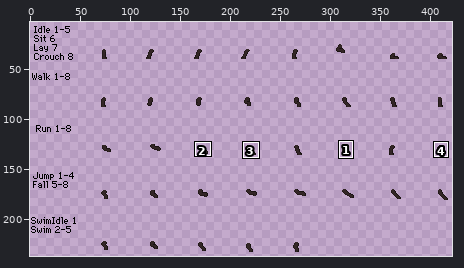
File history of a sprite sheet, humanoid/sbq/Razuel/Razuel/legs/forelegFront.png. Above: a wide view before the commit, with the close-up outlined.
Close-up. Old version:
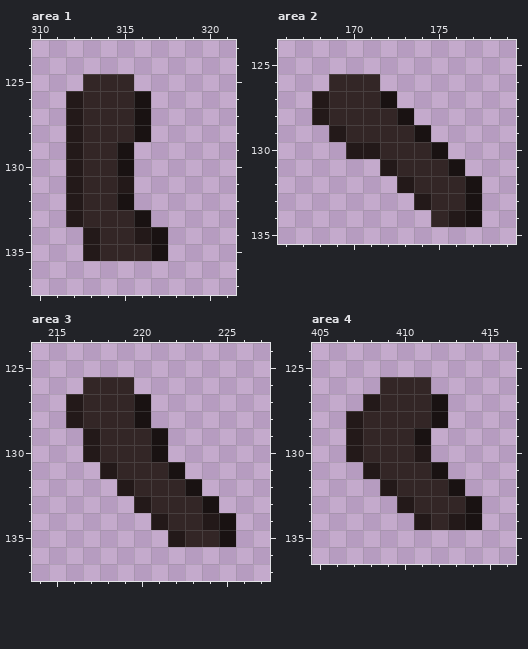
The file is 432x240 pixels. Shown: area 1: x 310..321, y 123..137; area 2: x 166..179, y 124..135; area 3: x 214..227, y 124..137; area 4: x 405..416, y 124..136. The wide view leaves out empty margins. The commit also changed other parts of the picture, which this record leaves out.
The result:
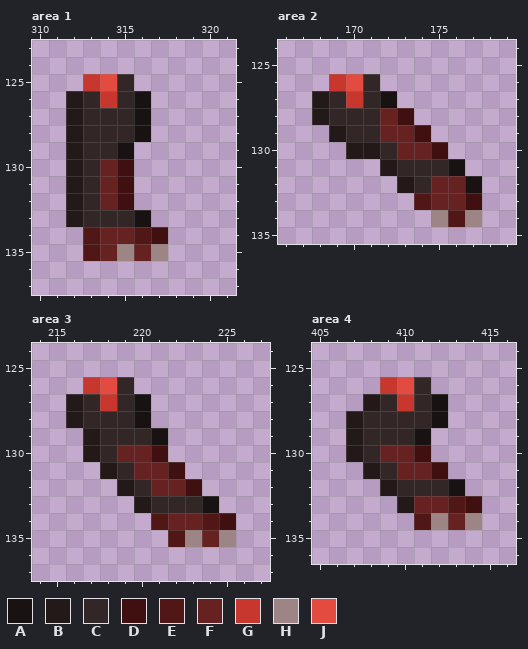
Palette (. is transparent): A #191212  B #231919  C #332626  D #401010  E #511616  F #662121  G #c7372e  H #9e8585  J #e34a40
From old to new:
Area 1:
Colour A gives way to colour D in row 130 at x 315; in row 132 at x 315; in row 134 at x 317.
Colour B gives way to colour D in row 131 at x 315.
Colour B gives way to colour E in row 134 at x 313 and 316; in row 135 at x 313.
Colour C gives way to colour F in rows 130 to 132 at x 314; in row 134 at x 314 to 315; in row 135 at x 314 and 316.
Colour C gives way to colour G in row 125 at x 313; in row 126 at x 314.
Colour A gives way to colour H in row 135 at x 317.
Colour C gives way to colour H in row 135 at x 315.
Colour C gives way to colour J in row 125 at x 314.
Area 2:
Colour A gives way to colour D in row 128 at x 173; in row 129 at x 174; in row 130 at x 175; in row 133 at x 177.
Colour B gives way to colour E in row 133 at x 174; in row 134 at x 176.
Colour C gives way to colour F in row 128 at x 172; in row 129 at x 172 to 173; in row 130 at x 173 to 174; in rows 132 to 133 at x 175 to 176.
Colour C gives way to colour G in row 126 at x 169; in row 127 at x 170.
Colour A gives way to colour H in row 134 at x 177.
Colour C gives way to colour H in row 134 at x 175.
Colour C gives way to colour J in row 126 at x 170.
Area 3:
Colour A gives way to colour D in row 130 at x 221; in row 131 at x 222; in row 132 at x 223; in row 134 at x 225.
Colour B gives way to colour E in row 134 at x 221 and 224; in row 135 at x 222.
Colour C gives way to colour F in row 130 at x 219 to 220; in row 131 at x 220 to 221; in row 132 at x 221 to 222; in row 134 at x 222 to 223; in row 135 at x 224.
Colour C gives way to colour G in row 126 at x 217; in row 127 at x 218.
Colour A gives way to colour H in row 135 at x 225.
Colour C gives way to colour H in row 135 at x 223.
Colour C gives way to colour J in row 126 at x 218.
Area 4:
Colour A gives way to colour D in row 131 at x 412; in row 133 at x 414.
Colour B gives way to colour D in row 130 at x 411.
Colour B gives way to colour E in row 134 at x 411.
Colour C gives way to colour E in row 133 at x 413.
Colour B gives way to colour F in row 134 at x 413.
Colour C gives way to colour F in row 130 at x 409 to 410; in row 131 at x 410 to 411; in row 133 at x 411 to 412.
Colour C gives way to colour G in row 126 at x 409; in row 127 at x 410.
Colour A gives way to colour H in row 134 at x 414.
Colour C gives way to colour H in row 134 at x 412.
Colour C gives way to colour J in row 126 at x 410.
